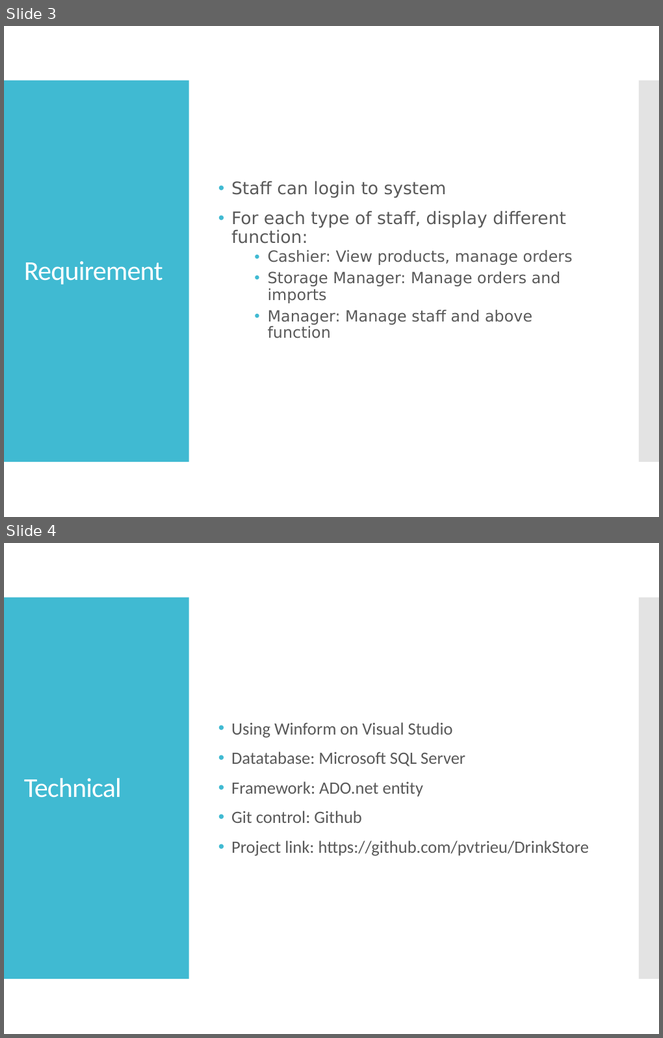
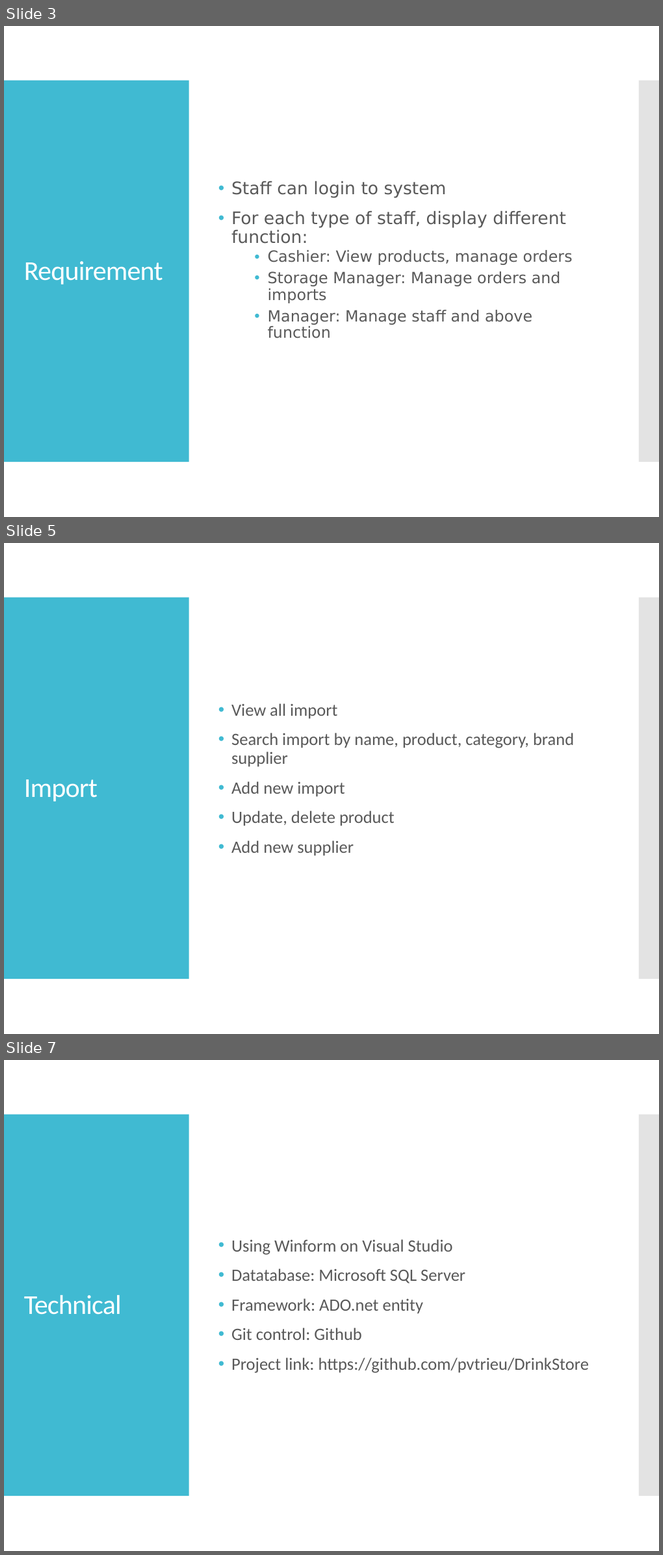
Before and after one commit to pvtrieu/DrinkStore, a slide deck: Report/Report_2.pptx. Shown one above the other, each under a label of ours: slides 3 and 4 before the commit, slides 3, 5 and 7 after it; the slides between them are not shown. The pictures are 663x1038 and 663x1555 pixels, drawn with LibreOffice and Linux fonts; fonts in the diff are those of the drawing. Boxes give left, top, right and bottom in pixels: in the first picture for what was removed or moved away, otherwise in the second. Text is boxed around its words. In the diff, an @@ line names an element or a change of style, - is before the commit and + after.

Commit message:
update report and mini detail to product

```diff
--- a/Report/Report_2.pptx
+++ b/Report/Report_2.pptx
@@ slide 5 added at (4,543,659,1034), background #FFFFFF; not listed: 2 template elements that a slide beside it also shows @@
@@ text added at (232,704,574,856), 19 pt, text #595959 @@
+• View all import
+• Search import by name, product, category, brand supplier
+• Add new import
+• Update, delete product
+• Add new supplier
@@ title added at (24,780,98,802), 30 pt, text #FFFFFF @@
+Import
@@ what was slide 4 is now slide 7 @@
```
Also in this commit, not shown: 2 slides changed, 4 other slides added, 8 other files.
